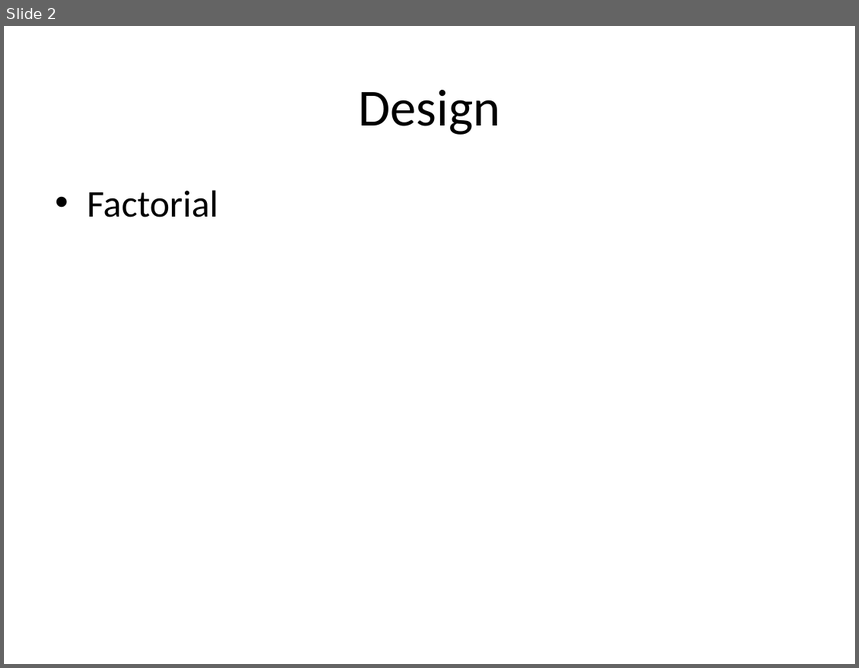
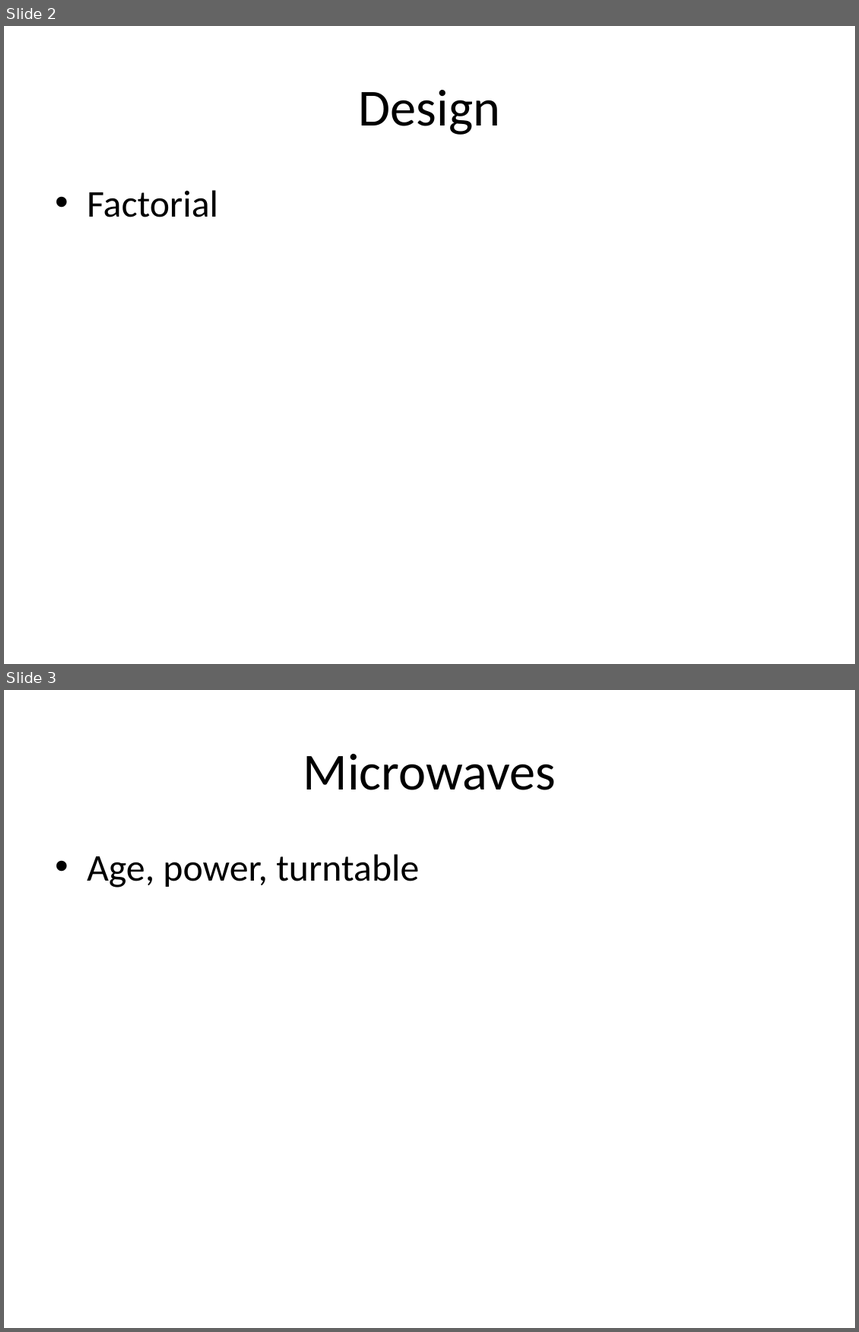
Before and after one commit to RabbitA/stat571, a slide deck: project/thornton-clark-popcorn.pptx. Shown one above the other, each under a label of ours: slide 2 before the commit, slides 2 and 3 after it. The pictures are 859x668 and 859x1332 pixels, drawn with LibreOffice and Linux fonts; fonts in the diff are those of the drawing. Boxes give left, top, right and bottom in pixels: in the first picture for what was removed or moved away, otherwise in the second. Text is boxed around its words. In the diff, an @@ line names an element or a change of style, - is before the commit and + after.

```diff
--- a/project/thornton-clark-popcorn.pptx
+++ b/project/thornton-clark-popcorn.pptx
@@ slide 3 added at [4,690,855,1328], background #FFFFFF @@
@@ title added at [303,754,557,790], 44 pt, text #000000 @@
+Microwaves
@@ text added at [87,854,419,888], 32 pt, text #000000 @@
+• Age, power, turntable
```
Also in this commit, not shown: 4 other slides added.
